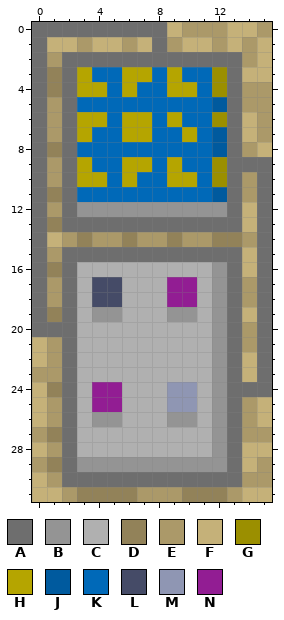
Two states of a pixel-art sprite, src/art/wallLayerWithTerminal1.png. Above, as it was before the edit.
The file is 160x320 pixels, drawn in blocks of 10x10; one block is one cell here.
Palette (. is transparent): A #6e6e6e  B #949494  C #b0b0b0  D #928259  E #ab9969  F #c5b179  G #9b8f00  H #b5a500  J #005a9e  K #0069b8  L #454b67  M #8f96b3  N #921d93
Pixels before, first column x 0:
 0 AAAAAAAAAFEEEFFE
 1 AFFEFFEFAEFFEFEF
 2 AEAAAAAAAAAAAAEF
 3 ADAHKKHHKHKKGAFF
 4 ADAHHKHKKHHKGAEE
 5 AEAKKKKKKKKKJAEE
 6 AEAHHKHHKHKKGAFE
 7 AEAHKKHHKKHKJAFE
 8 ADAKKKKKKKKKJAEF
 9 AEAHKKHHKHKKGAAA
10 AEAHHKHKKHHKGAEA
11 ADAKKKKKKKKKJAEA
12 AEABBBBBBBBBBAFA
13 ADAAAAAAAAAAAAFA
14 AFEDEEDEEDEEDDEA
15 AEAAAAAAAAAAAAFA
16 ADACCCCCCCCCBAFA
17 AEACLLCCCNNCBAEA
18 AEACLLCCCNNCBAEA
19 ADACBBCCCBBCBAFA
20 AAACCCCCCCCCBAEA
21 FEACCCCCCCCCBAEA
22 FEACCCCCCCCCBAFA
23 EEACCCCCCCCCBAFA
24 FDACNNCCCMMCBAAA
25 FEACNNCCCMMCBAEF
26 FEACBBCCCBBCBAEF
27 EDACCCCCCCCCBAEE
28 FEACCCCCCCCCBAFF
29 EDABBBBBBBBBBAFE
30 FEAAAAAAAAAAAAEE
31 FFEDDDDEEEDDDEFF
And afterwards:
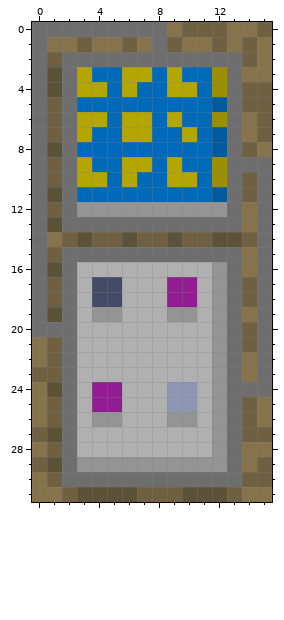
What changed:
Colour D changes from #928259 to #5c5238.
Colour E changes from #ab9969 to #6e6041.
Colour F changes from #c5b179 to #86734b.
